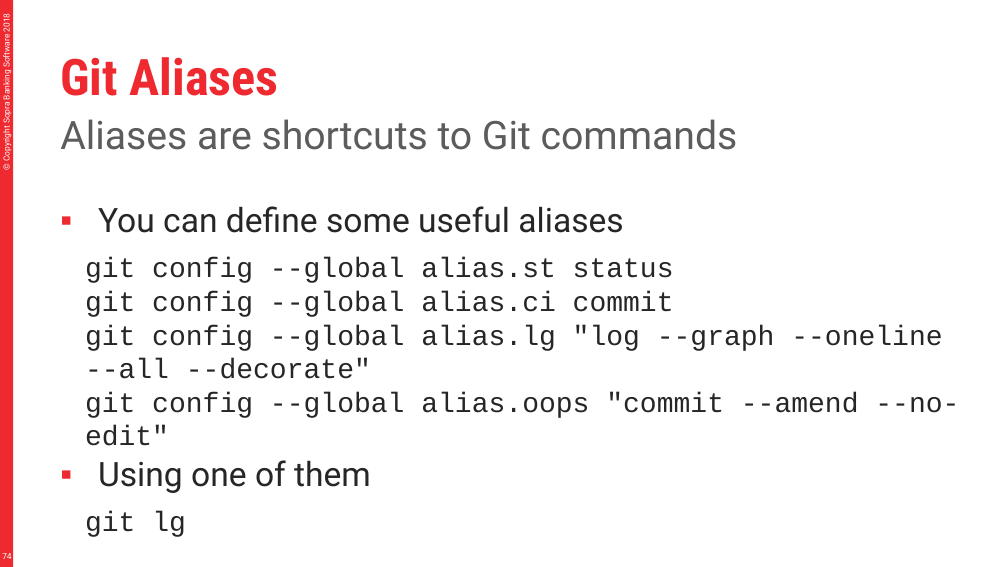
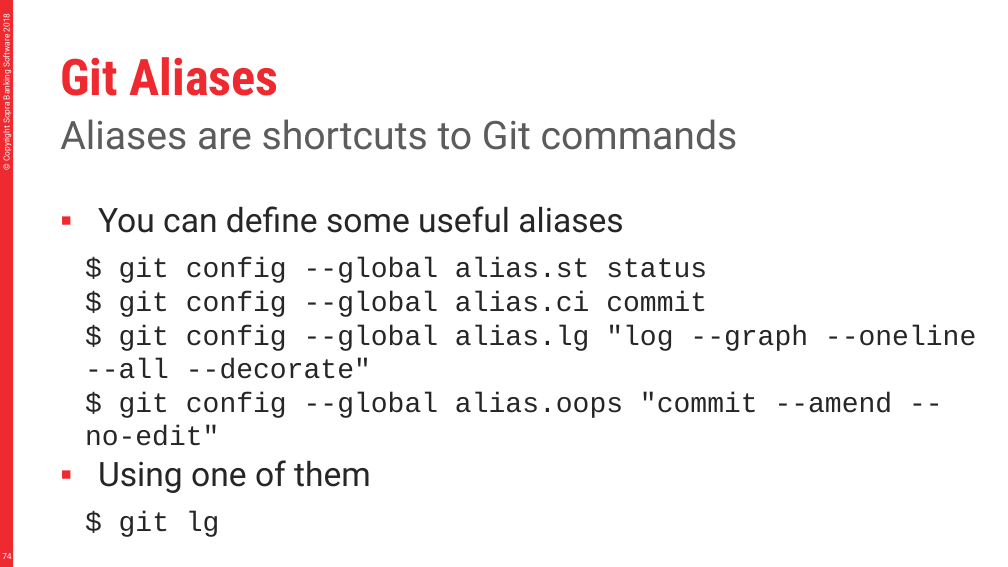
Before and after one commit to divesh979/murari, a slide deck: slide 74 of material/Git.pptx. Drawn at 1008x567 pixels with LibreOffice and Linux fonts; fonts in the diff are those of the drawing. Boxes give left, top, right and bottom in pixels: in the first picture for what was removed or moved away, otherwise in the second. Text is boxed around its words. In the diff, an @@ line names an element or a change of style, - is before the commit and + after.

```diff
--- a/material/Git.pptx
+++ b/material/Git.pptx
@@ text at bbox=[85, 258, 976, 446]: text changed @@
-git config --global alias.st status
-git config --global alias.ci commit
-git config --global alias.lg "log --graph --oneline --all --decorate"
-git config --global alias.oops "commit --amend --no-edit"
+$ git config --global alias.st status
+$ git config --global alias.ci commit
+$ git config --global alias.lg "log --graph --oneline --all --decorate"
+$ git config --global alias.oops "commit --amend --no-edit"
@@ text at bbox=[119, 511, 220, 537]: text changed @@
-git lg
+$ git lg
```
Also in this commit, not shown: 13 other slides changed, 2 other files.
